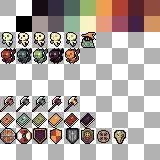
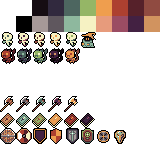
Layers edited between the first and the second 160 x 160 image:
hid "Grid" over [0, 0, 160, 160]
